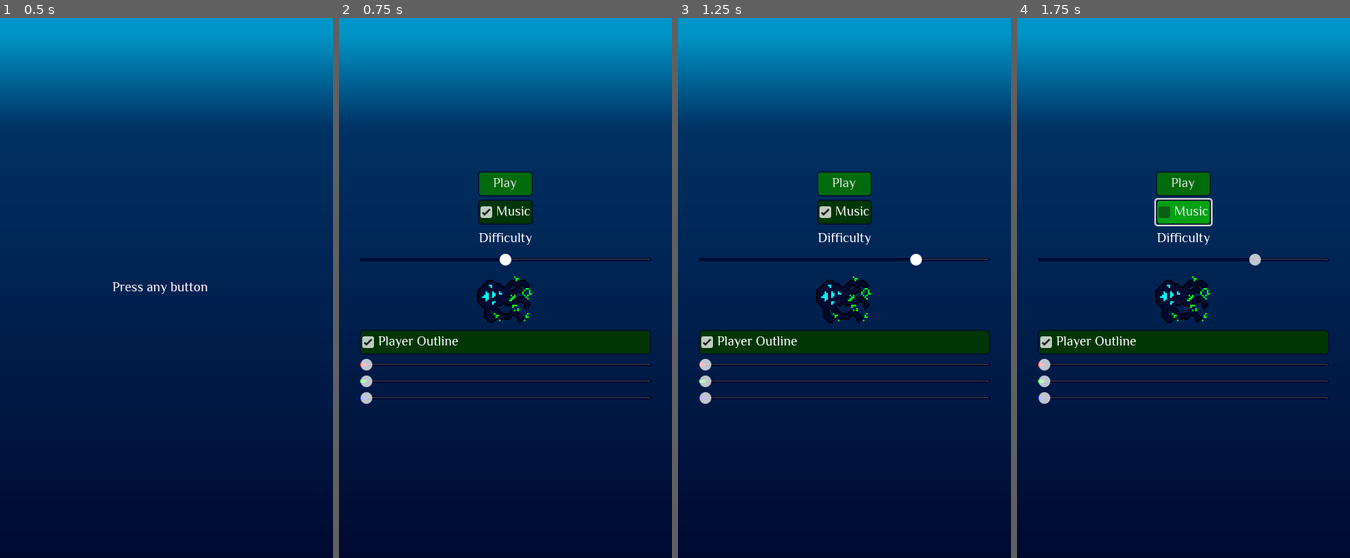
Above: before the commit, frames 1-4 (left to right).
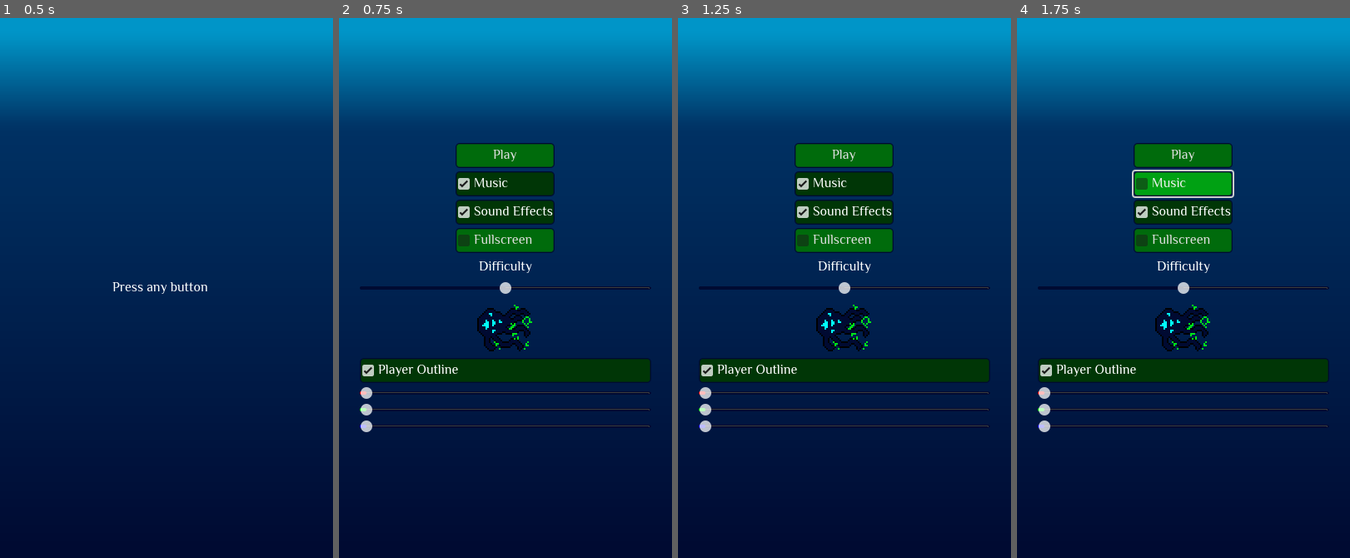
Above: after the commit, the same moments.

Repository: the-alex-g/LD57
Game: Godot game, scene res://screens/splash_screen.tscn
The game is run twice, just before and just after one commit, with the same random seed, the same clock (stepped at 60 frames per second) and the same inputs. The engine's default icon, where the game draws it, is replaced by a stand-in: a white triangle on a blue panel in a dark square.
Inputs (mouse positions are in pixels of both pictures, inside the frame that each line leads up to):
- Up to frame 1 (0.5 s): no input
- Up to frame 2 (0.75 s): tap Enter at 0.5 s; move the mouse to (578, 261) at 0.52 s; hold D (right) from 0.53 s (still down)
- Up to frame 3 (1.25 s): keep holding D (right); click (917, 261) at 0.77 s
- Up to frame 4 (1.75 s): release D (right) at 1.25 s; click "Music" at 1.25 s

Frame 1 is identical in both runs. In frame 2, 15% of the frame differs, in the area x 6-94%, y 23-77%; in frame 3, 16%; in frame 4, 16%.

Commit message:
Add fullscreen and sfx mute buttons

Diff:
--- a/project/audio/music.gd
+++ b/project/audio/music.gd
@@ -2,6 +2,7 @@
 
 var _goblin_bus_index := AudioServer.get_bus_index("Goblin")
 var _music_bus_index := AudioServer.get_bus_index("Music")
+var _sfx_bus_index := AudioServer.get_bus_index("SFX")
 
 @onready var _drum_player := $Drum
 @onready var _goblin_player := $Goblin
@@ -21,8 +22,12 @@
 	AudioServer.set_bus_volume_db(_goblin_bus_index, volume)
 
 
-func set_mute(value: bool) -> void:
+func set_music_mute(value: bool) -> void:
 	AudioServer.set_bus_mute(_music_bus_index, value)
+
+
+func set_sfx_mute(value: bool) -> void:
+	AudioServer.set_bus_mute(_sfx_bus_index, value)
 
 
 func play_fizz() -> void:
--- a/project/screens/main_menu.gd
+++ b/project/screens/main_menu.gd
@@ -31,7 +31,7 @@
 
 
 func _on_music_toggled(toggled_on: bool) -> void:
-	Music.set_mute(not toggled_on)
+	Music.set_music_mute(not toggled_on)
 
 
 func _set_player_outline_color(value: Color) -> void:
@@ -46,3 +46,14 @@
 	else:
 		_outline_color_sliders.hide()
 		_player_outline_color.a = 0.0
+
+
+func _on_sfx_toggled(toggled_on: bool) -> void:
+	Music.set_sfx_mute(not toggled_on)
+
+
+func _on_fullscreen_toggled(toggled_on: bool) -> void:
+	if toggled_on:
+		DisplayServer.window_set_mode(DisplayServer.WINDOW_MODE_FULLSCREEN)
+	else:
+		DisplayServer.window_set_mode(DisplayServer.WINDOW_MODE_WINDOWED)
--- a/project/screens/main_menu.tscn
+++ b/project/screens/main_menu.tscn
@@ -87,6 +87,15 @@
 button_pressed = true
 text = "Music"
 
+[node name="SFX" type="CheckBox" parent="VBoxContainer3/VBoxContainer"]
+layout_mode = 2
+button_pressed = true
+text = "Sound Effects"
+
+[node name="Fullscreen" type="CheckBox" parent="VBoxContainer3/VBoxContainer"]
+layout_mode = 2
+text = "Fullscreen"
+
 [node name="VBoxContainer2" type="VBoxContainer" parent="VBoxContainer3"]
 layout_mode = 2
 
@@ -140,4 +149,6 @@
 
 [connection signal="pressed" from="VBoxContainer3/VBoxContainer/Play" to="." method="_on_play_pressed"]
 [connection signal="toggled" from="VBoxContainer3/VBoxContainer/Music" to="." method="_on_music_toggled"]
+[connection signal="toggled" from="VBoxContainer3/VBoxContainer/SFX" to="." method="_on_sfx_toggled"]
+[connection signal="toggled" from="VBoxContainer3/VBoxContainer/Fullscreen" to="." method="_on_fullscreen_toggled"]
 [connection signal="toggled" from="VBoxContainer3/VBoxContainer2/Outline" to="." method="_on_outline_toggled"]
